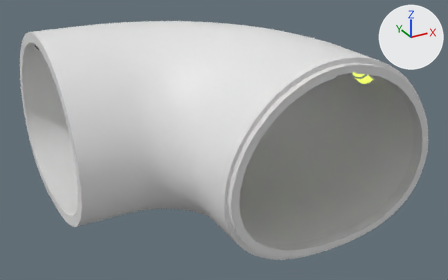
One commit to the FBX model Assets/Models/New Tunnels/Tunnel_Turn.fbx: the scene before it, then after it.
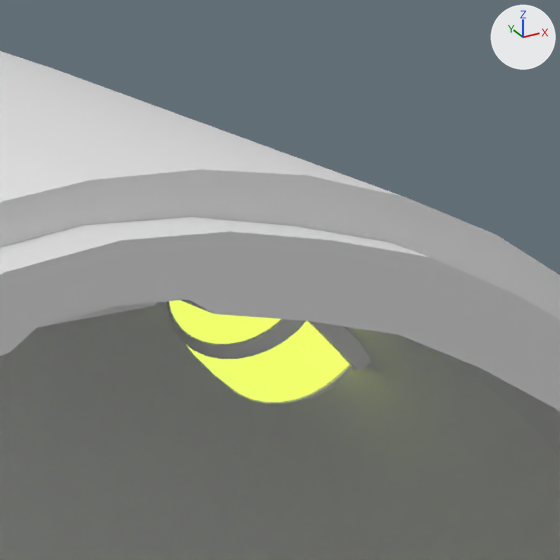
There are two pictures of each version: one whole from a camera (50 mm lens) standing at (-31.9, -58.1, 32.5) and looking at (-3.6, -6.5, 6.7), one close up on the part from 74% to 89% of the width and 14% to 36% of the height. The axes (+X, +Y, +Z) are drawn at upper right. The lights are the same throughout. The first two pictures are the older version. Where no turn or scale is listed for an object, it has been applied to the vertices.

The scene before the commit, as lines of its bpy script (objects in view):
```python
mat_light = principled_material('Light')
mat_light.base_color = (0.603, 0.8, 0.133)  # green #cce766
mat_light.metallic = 0.467
mat_light.emission_color = (0.482, 0.604, 0.0775)  # green #b8cc4f
mat_light.emission_strength = 1.6
me_cylinder_009 = bpy.data.meshes.new('Cylinder.009')
me_cylinder_009.from_pydata(...)  # 8713 vertices, 8384 faces; spans x 0.0..31.0, y -20.5..11.0, z 0.0..18.3
# faces by material slot: [970, 2928, 2282, 2204]
me_cylinder_009.materials.append(mat_light)  # its picture is missing
me_cylinder_009.materials.append(mat_material_008)  # its picture is missing
me_cylinder_009.materials.append(mat_material_004)  # brown #301910
me_cylinder_009.materials.append(mat_material_007)  # its picture is missing
ob_tunnel_turn_right_003 = bpy.data.objects.new('Tunnel_Turn_Right.003', me_cylinder_009)
ob_tunnel_turn_right_003.location = (-20.0, 0.0, 0.02)
```
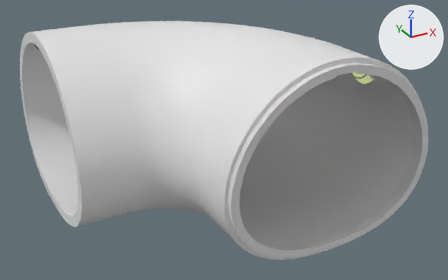
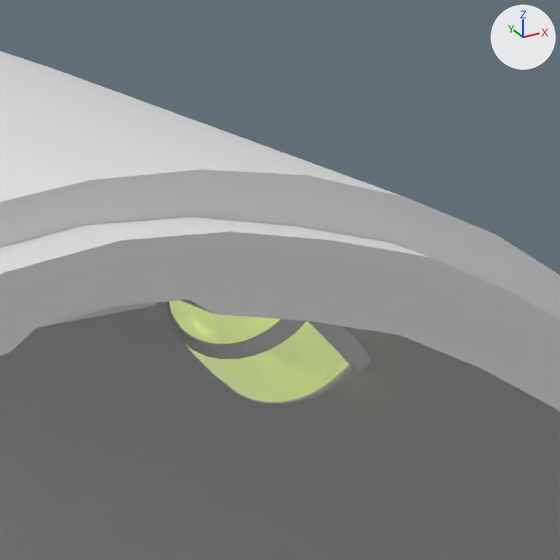
Where the newer file only moved an object's origin or applied its transform, the numbers keep the older frame.

Changed parts and their boxes (x1, y1, x2, y2) in the close-ups (560 x 560 px):
'Tunnel_Turn_Right.003', recoloured, surface changed: (166, 297, 386, 406) in both

What the commit changed:
In material 'Light' (mat_light), emission_color goes from (0.482, 0.604, 0.0775) (green #b8cc4f) to (0.348, 0.399, 0.188) (green #9fa978).
In material 'Light' (mat_light), emission_strength goes from 1.6 to 1.0.
